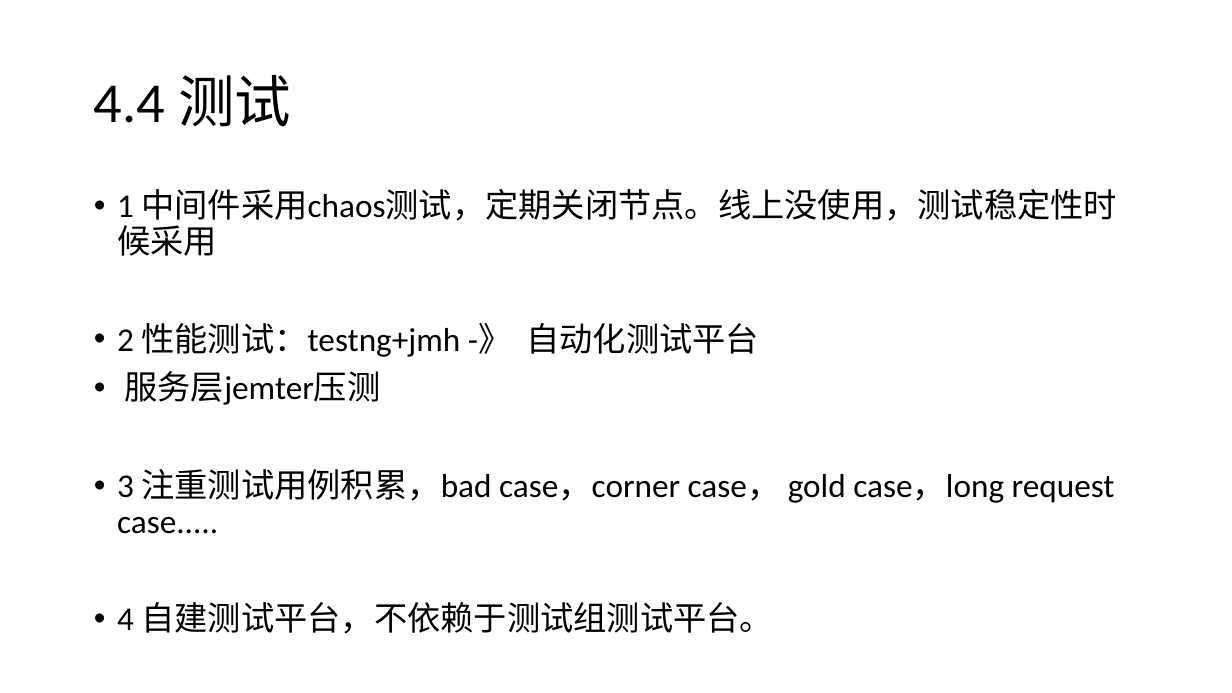
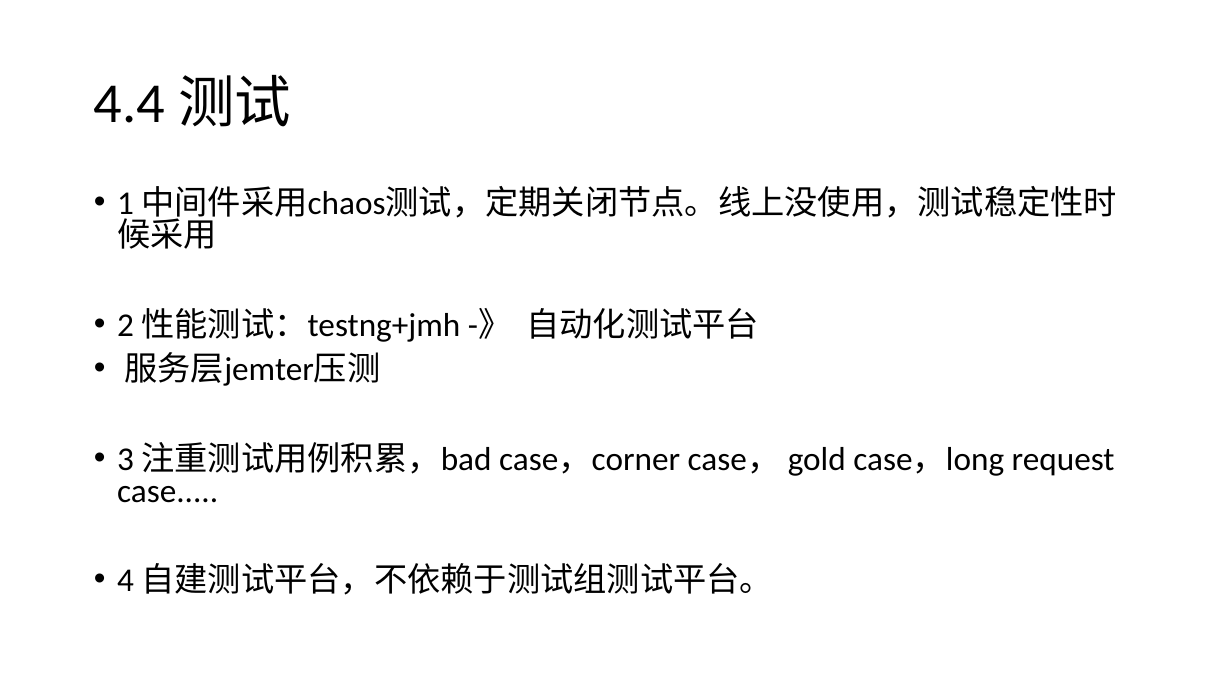
Before and after one commit to xiaozhiliaoo/my-slides, a slide deck: slide 21 of springboot与微服务架构.pptx. Drawn at 1232x693 pixels with LibreOffice and Linux fonts; fonts in the diff are those of the drawing. Boxes give left, top, right and bottom in pixels: in the first picture for what was removed or moved away, otherwise in the second. Text is boxed around its words. In the diff, an @@ line names an element or a change of style, - is before the commit and + after.

```diff
--- a/springboot与微服务架构.pptx
+++ b/springboot与微服务架构.pptx
@@ text "1 中间件采用chaos测试，定期关闭节点。线上没使用，测试稳定性时候采用" at (117,186,1117,595): line spacing 0.9 to 0.8 @@
```
Also in this commit, not shown: 2 other slides changed, 1 other file.
